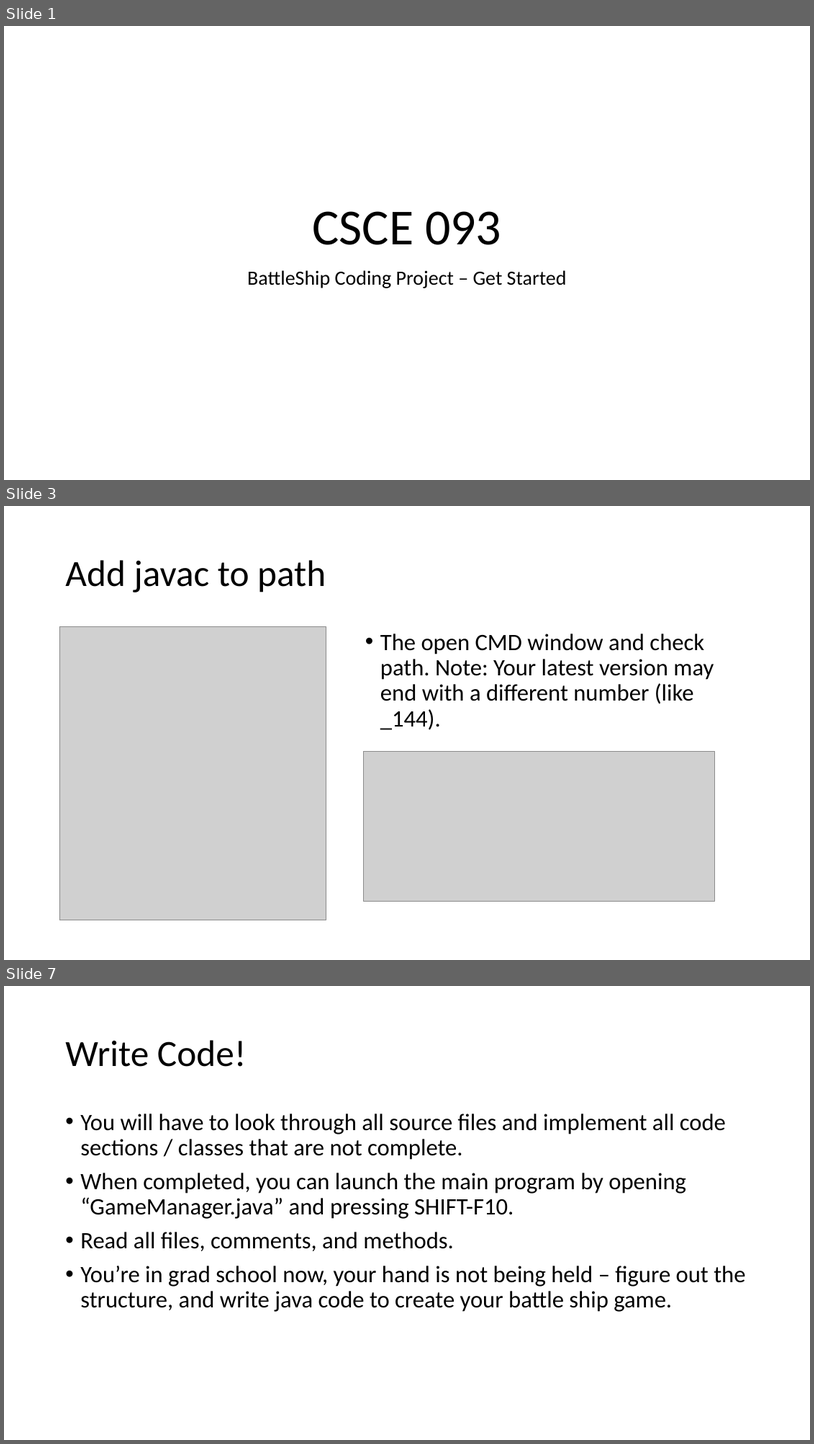
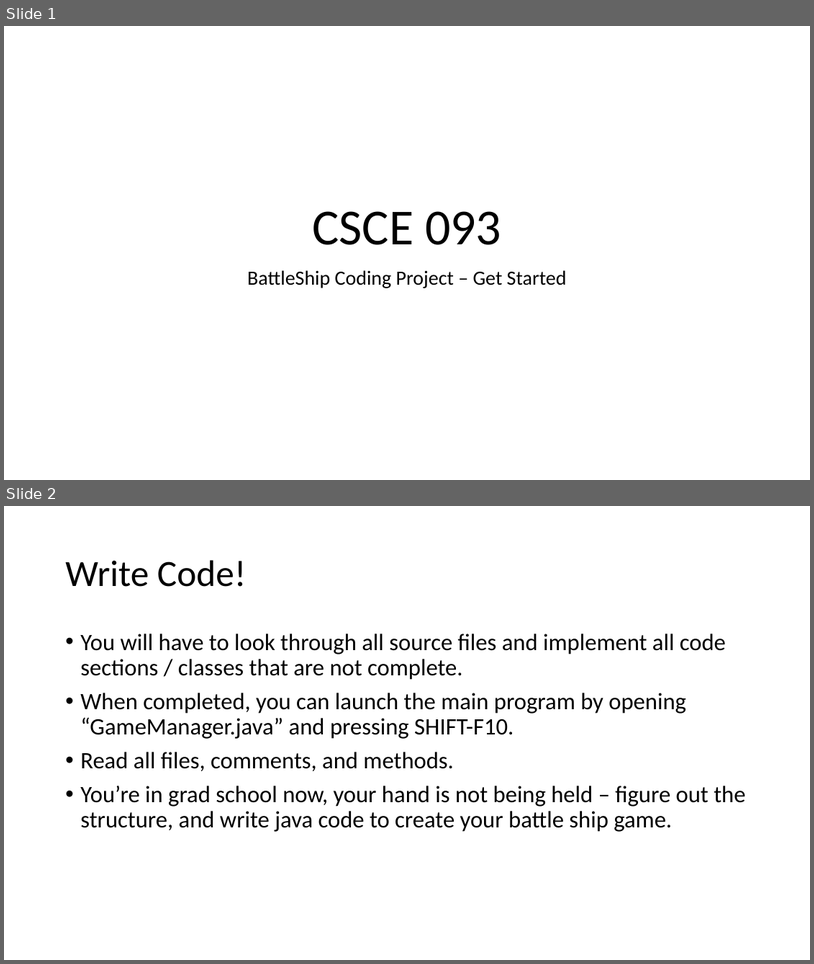
Before and after one commit to oxbot/battleship, a slide deck: BattleShip/Get Started Programming Battleship.pptx. Shown one above the other, each under a label of ours: slides 1, 3 and 7 before the commit, slides 1 and 2 after it; the slides between them are not shown. The pictures are 814x1444 and 814x964 pixels, drawn with LibreOffice and Linux fonts; fonts in the diff are those of the drawing; grey boxes stand for pictures. Boxes give left, top, right and bottom in pixels: in the first picture for what was removed or moved away, otherwise in the second. Text is boxed around its words. In the diff, an @@ line names an element or a change of style, - is before the commit and + after.

```diff
--- a/BattleShip/Get Started Programming Battleship.pptx
+++ b/BattleShip/Get Started Programming Battleship.pptx
@@ slide 3 removed at (4,506,810,960), background #FFFFFF @@
@@ title removed at (65,560,326,592) @@
-Add javac to path
@@ picture removed at (59,627,327,921) @@
@@ text removed at (381,633,714,730) @@
-• The open CMD window and check path. Note: Your latest version may end with a different number (like _144).
@@ picture removed at (364,751,715,901) @@
@@ what was slide 7 is now slide 2 @@
```
Also in this commit, not shown: 4 other slides removed, 4 other files.
